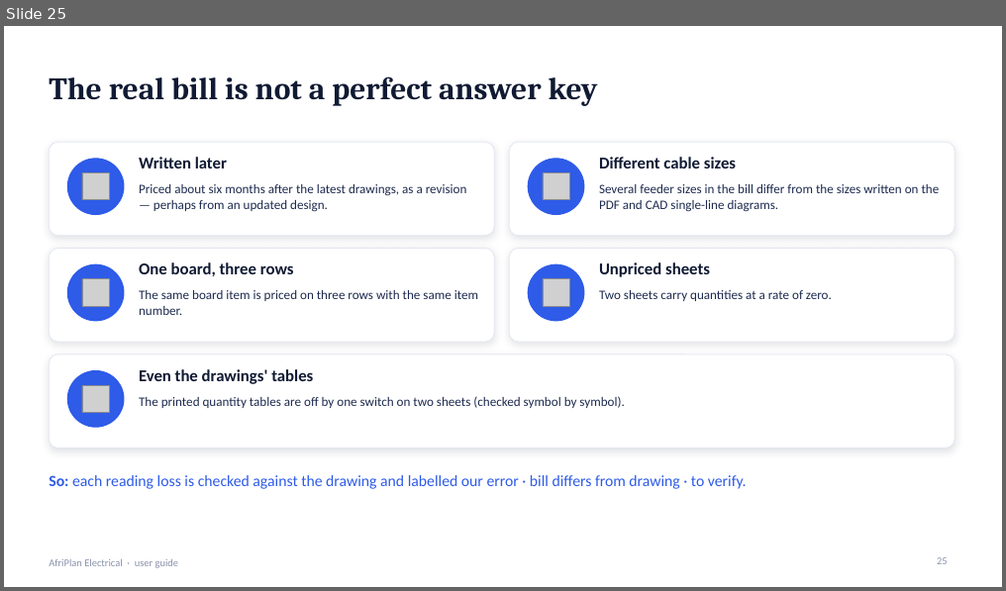
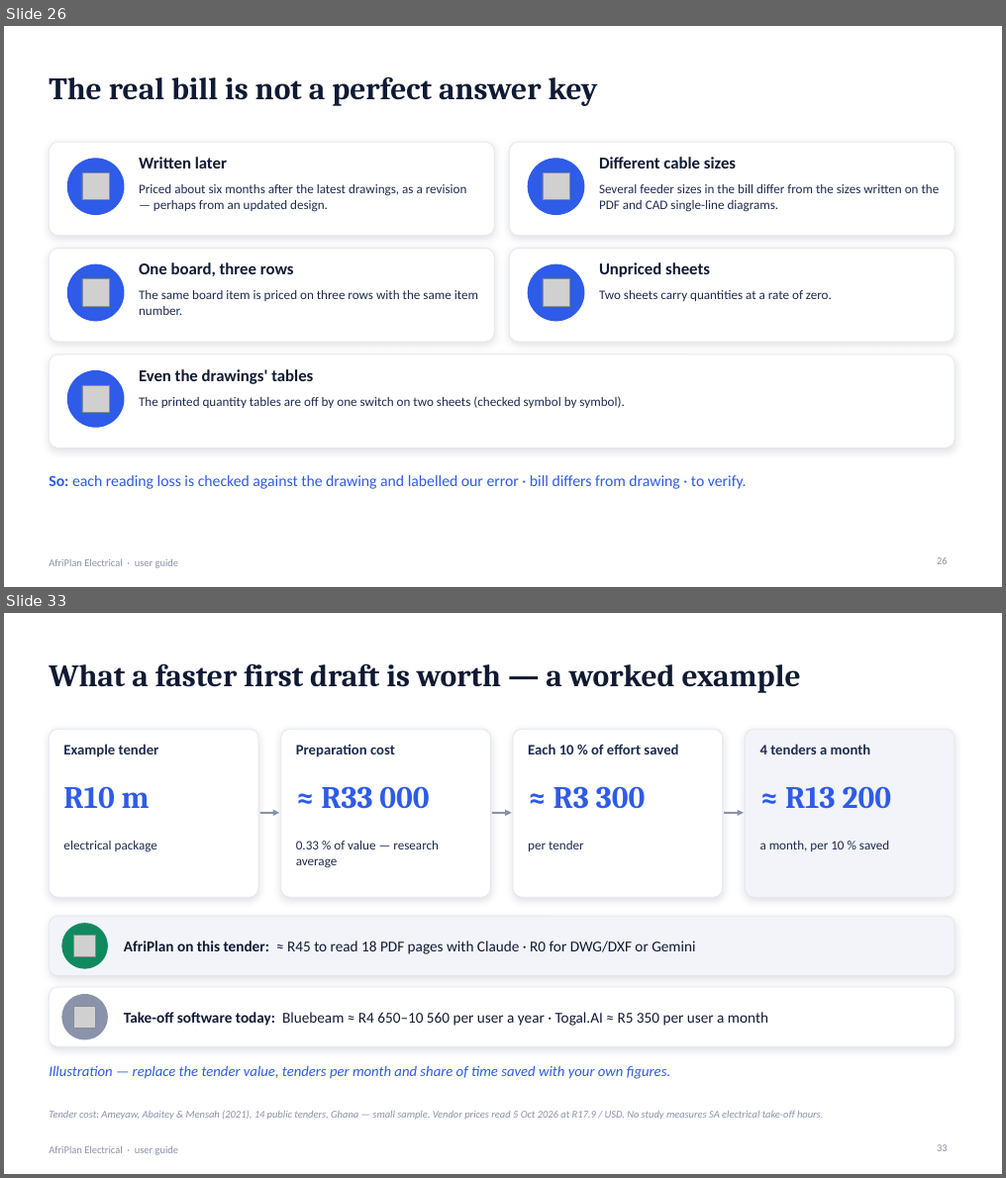
Before and after one commit to Jonathan-Lukwichi/afriplan-ai, a slide deck: docs/presentation/AfriPlan_User_Guide.pptx. Shown one above the other, each under a label of ours: slide 25 before the commit, slides 26 and 33 after it; the slides between them are not shown. The pictures are 1006x591 and 1006x1178 pixels, drawn with LibreOffice and Linux fonts; fonts in the diff are those of the drawing; grey boxes stand for pictures. Boxes give left, top, right and bottom in pixels: in the first picture for what was removed or moved away, otherwise in the second. Text is boxed around its words. In the diff, an @@ line names an element or a change of style, - is before the commit and + after.

```diff
--- a/docs/presentation/AfriPlan_User_Guide.pptx
+++ b/docs/presentation/AfriPlan_User_Guide.pptx
@@ slide 33 added at bbox=[4, 613, 1002, 1174], background #FFFFFF; not listed: 1 template element that a slide beside it also shows @@
@@ title added at bbox=[49, 663, 801, 693], 30 pt, text #101A33, bold @@
+What a faster first draft is worth — a worked example
@@ rounded rectangle added at bbox=[49, 729, 258, 897], fill #FFFFFF, outline #E3E7F0 0.75 pt @@
@@ rounded rectangle added at bbox=[281, 729, 491, 897], fill #FFFFFF, outline #E3E7F0 0.75 pt @@
@@ rounded rectangle added at bbox=[513, 729, 723, 897], fill #FFFFFF, outline #E3E7F0 0.75 pt @@
@@ rounded rectangle added at bbox=[746, 729, 954, 897], fill #F2F4F9, outline #E3E7F0 0.75 pt @@
@@ text added at bbox=[63, 744, 159, 758], 14 pt, text #1E2B4F, bold @@
+Example tender
@@ text added at bbox=[296, 744, 395, 758], 14 pt, text #1E2B4F, bold @@
+Preparation cost
@@ text added at bbox=[528, 744, 678, 755], 14 pt, text #1E2B4F, bold @@
+Each 10 % of effort saved
@@ text added at bbox=[760, 744, 871, 755], 14 pt, text #1E2B4F, bold @@
+4 tenders a month
@@ text added at bbox=[63, 786, 150, 809], 30 pt, text #2E5BE8, bold @@
+R10 m
@@ text added at bbox=[321, 786, 429, 809], 30 pt, text #2E5BE8, bold @@
+≈ R33 000
@@ text added at bbox=[553, 786, 646, 809], 30 pt, text #2E5BE8, bold @@
+≈ R3 300
@@ text added at bbox=[785, 786, 892, 809], 30 pt, text #2E5BE8, bold @@
+≈ R13 200
@@ arrow added from (260, 813) to (279, 813), #8A93AB 2 pt @@
@@ arrow added from (492, 813) to (512, 813), #8A93AB 2 pt @@
@@ arrow added from (724, 813) to (744, 813), #8A93AB 2 pt @@
@@ text added at bbox=[63, 841, 157, 853], 12.5 pt, text #1E2B4F @@
+electrical package
@@ text added at bbox=[296, 841, 439, 868], 12.5 pt, text #1E2B4F @@
+0.33 % of value — research average
@@ text added at bbox=[528, 841, 584, 852], 12.5 pt, text #1E2B4F @@
+per tender
@@ text added at bbox=[760, 841, 889, 852], 12.5 pt, text #1E2B4F @@
+a month, per 10 % saved
@@ rounded rectangle added at bbox=[49, 916, 954, 976], fill #F2F4F9, outline #E3E7F0 0.75 pt @@
@@ ellipse added at bbox=[62, 924, 107, 968], fill #0F8A5F, outline #0F8A5F 1 pt @@
@@ picture added at bbox=[74, 936, 96, 958] @@
@@ text added at bbox=[124, 941, 695, 955], 14.5 pt, text #101A33 @@
+AfriPlan on this tender: ≈ R45 to read 18 PDF pages with Claude · R0 for DWG/DXF or Gemini
@@ rounded rectangle added at bbox=[49, 987, 954, 1048], fill #FFFFFF, outline #E3E7F0 0.75 pt @@
@@ ellipse added at bbox=[62, 995, 107, 1040], fill #8A93AB, outline #8A93AB 1 pt @@
@@ picture added at bbox=[74, 1007, 96, 1029] @@
@@ text added at bbox=[124, 1012, 768, 1026], 14.5 pt, text #101A33 @@
+Take-off software today: Bluebeam ≈ R4 650–10 560 per user a year · Togal.AI ≈ R5 350 per user a month
@@ text added at bbox=[49, 1065, 670, 1079], 14 pt, text #2E5BE8, italic @@
+Illustration — replace the tender value, tenders per month and share of time saved with your own figures.
@@ text added at bbox=[49, 1111, 823, 1120], 10 pt, text #8A93AB, italic @@
+Tender cost: Ameyaw, Abaitey & Mensah (2021), 14 public tenders, Ghana — small sample. Vendor prices read 5 Oct 2026 at R17.9 / USD. No study measures SA electrical take-off hours.
@@ page number added at bbox=[937, 1145, 947, 1152], 10 pt, text #8A93AB @@
+33
@@ what was slide 25 is now slide 26 @@
```
Also in this commit, not shown: 6 slides changed, 5 other slides added, 2 other files.
